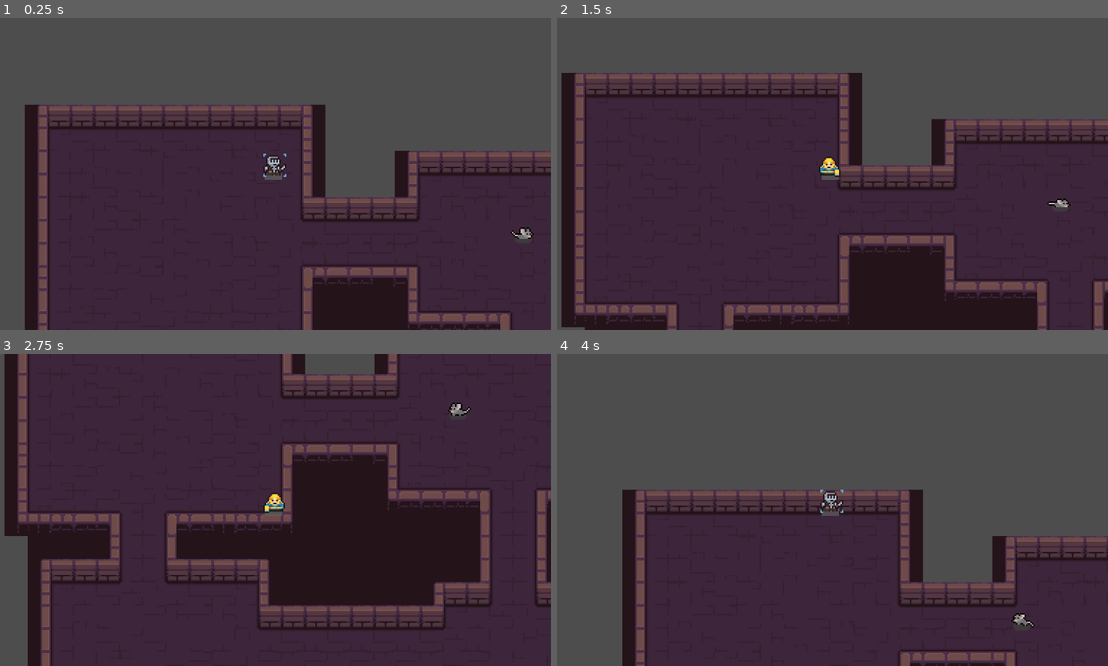
Above: before the commit, frames 1-4 (two rows, left to right).
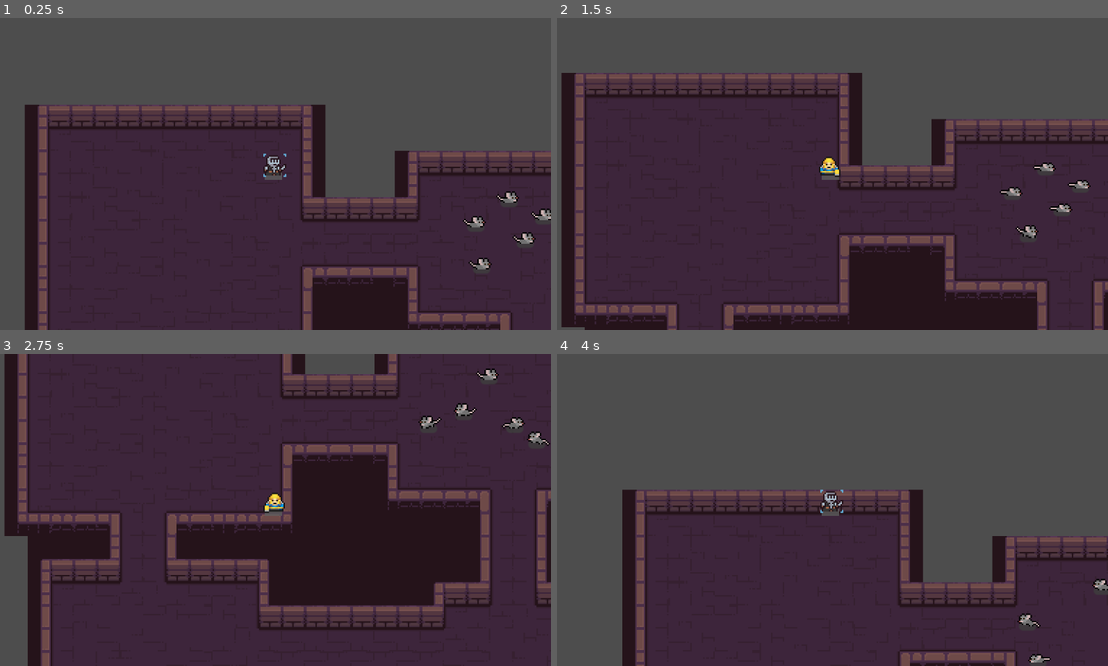
Above: after the commit, the same moments.

Repository: Mlee671/too-many-cats-
Game: Godot game, scene res://Scenes/main.tscn
Two runs of this game, one before a commit and one after it. Both use one fixed random seed, a clock stepped at 60 frames per second and the inputs below.
Inputs (mouse positions are in pixels of both pictures, inside the frame that each line leads up to):
- Up to frame 1 (0.25 s): no input
- Up to frame 2 (1.5 s): move the mouse to (953, 158) at 0.52 s; hold Right (Right) 0.53-1.28 s; tap Space (ability) at 0.6 s; move the mouse to (716, 189) at 1.27 s; hold S (Down) from 1.28 s (still down); right-click (716, 189) at 1.35 s
- Up to frame 3 (2.75 s): move the mouse to (330, 441) at 2.02 s; release S (Down) at 2.03 s; press the mouse at (330, 441) at 2.03 s; hold Right (Right) from 2.03 s (still down)
- Up to frame 4 (4 s): move the mouse to (804, 572) at 2.77 s; release Right (Right) at 2.78 s; release the mouse at (804, 572) at 2.78 s; hold W (Up) 2.78-3.53 s; tap Space (ability) at 2.85 s; move the mouse to (997, 556) at 3.52 s; hold A (Left) from 3.53 s (still down); right-click (997, 556) at 3.6 s

The runs differ from the first frame. In frame 1, 0.5% of the frame differs, in the area x 83-100%, y 55-81%; in frame 2, 0.5%; in frame 3, 0.5%; in frame 4, 0.3%.

Commit message:
added more enemy instances in main scene, removed export from enemy values (should be defined in subclasses)

Diff:
--- a/Scenes/main.tscn
+++ b/Scenes/main.tscn
@@ -613,11 +613,35 @@
 tile_map_data = PackedByteArray("AAAXABIAAAAEAAMAAAAXABEAAAAAAAcAAAAXABAAAAADAAcAAAAXAA8AAAAEAAIAAAAXAA4AAAAEAAEAAAAWAB …(7760 unchanged characters)…
 tile_set = SubResource("TileSet_8gbba")
 
-[node name="BasicRangedEnemy" parent="." unique_id=310538941 node_paths=PackedStringArray("tilemap", "target") instance=ExtResource("2_8gbba")]
+[node name="main_character" parent="." unique_id=1328872590 instance=ExtResource("2_bo1nx")]
+position = Vector2(380, 64)
+
+[node name="BasicRangedEnemy3" parent="." unique_id=310538941 node_paths=PackedStringArray("tilemap", "target") instance=ExtResource("2_8gbba")]
+position = Vector2(523, 127)
+tilemap = NodePath("../TileMapOrganiser/TileMapLayer")
+target = NodePath("../main_character")
+vision_range = 20.0
+
+[node name="BasicRangedEnemy" parent="." unique_id=698182397 node_paths=PackedStringArray("tilemap", "target") instance=ExtResource("2_8gbba")]
 position = Vector2(552, 106)
 tilemap = NodePath("../TileMapOrganiser/TileMapLayer")
 target = NodePath("../main_character")
 vision_range = 10.0
 
-[node name="main_character" parent="." unique_id=1328872590 instance=ExtResource("2_bo1nx")]
-position = Vector2(380, 64)
+[node name="BasicRangedEnemy2" parent="." unique_id=225789526 node_paths=PackedStringArray("tilemap", "target") instance=ExtResource("2_8gbba")]
+position = Vector2(566, 93)
+tilemap = NodePath("../TileMapOrganiser/TileMapLayer")
+target = NodePath("../main_character")
+vision_range = 20.0
+
+[node name="BasicRangedEnemy4" parent="." unique_id=1513903321 node_paths=PackedStringArray("tilemap", "target") instance=ExtResource("2_8gbba")]
+position = Vector2(519, 98)
+tilemap = NodePath("../TileMapOrganiser/TileMapLayer")
+target = NodePath("../main_character")
+vision_range = 20.0
+
+[node name="BasicRangedEnemy5" parent="." unique_id=1380301717 node_paths=PackedStringArray("tilemap", "target") instance=ExtResource("2_8gbba")]
+position = Vector2(542, 81)
+tilemap = NodePath("../TileMapOrganiser/TileMapLayer")
+target = NodePath("../main_character")
+vision_range = 20.0
--- a/entity/enemy/Enemy.tscn
+++ b/entity/enemy/Enemy.tscn
@@ -55,10 +55,12 @@
 position = Vector2(0, -12)
 shape = SubResource("CapsuleShape2D_pux1x")
 
+[node name="HealthBar" parent="." unique_id=51232230 instance=ExtResource("2_2vbla")]
+
 [node name="WanderTimer" type="Timer" parent="." unique_id=666830676]
 one_shot = true
 
-[node name="HealthBar" parent="." unique_id=51232230 instance=ExtResource("2_2vbla")]
+[node name="AttackTimer" type="Timer" parent="." unique_id=338756223]
 
 [node name="NavigationAgent2D" type="NavigationAgent2D" parent="." unique_id=221465016]
 path_max_distance = 30.0
@@ -66,15 +68,16 @@
 avoidance_enabled = true
 debug_enabled = true
 
+[node name="VisionRadius" type="RayCast2D" parent="." unique_id=883219311]
+script = ExtResource("3_3vmdj")
+
 [node name="AnimationPlayer" type="AnimationPlayer" parent="." unique_id=2102798003]
 libraries/ = SubResource("AnimationLibrary_5iluk")
 script = ExtResource("3_23wh4")
 
-[node name="VisionRadius" type="RayCast2D" parent="." unique_id=883219311]
-script = ExtResource("3_3vmdj")
-
 [connection signal="damage" from="." to="HealthBar" method="_on_damage"]
 [connection signal="heal" from="." to="HealthBar" method="_on_heal"]
+[connection signal="death" from="HealthBar" to="." method="_on_death"]
 [connection signal="timeout" from="WanderTimer" to="." method="_on_wander_timeout"]
-[connection signal="death" from="HealthBar" to="." method="_on_death"]
+[connection signal="timeout" from="AttackTimer" to="." method="_on_attack_timeout"]
 [connection signal="velocity_computed" from="NavigationAgent2D" to="." method="_on_nav_dist_adjust"]
--- a/entity/enemy/enemy.gd
+++ b/entity/enemy/enemy.gd
@@ -5,8 +5,8 @@
 @export var target: main_character
 @export var vision_range: float
 
-@export var move_speed: float
-@export var accel: float
+var move_speed: float
+var accel: float
 
 ## Emitted when enemy has taken damage
 signal damage(amount: int)
@@ -111,3 +111,7 @@
 	animation.no_interrupt = true
 	await animation.animation_finished
 	queue_free()
+
+
+func _on_attack_timeout() -> void:
+	pass # Replace with function body.
